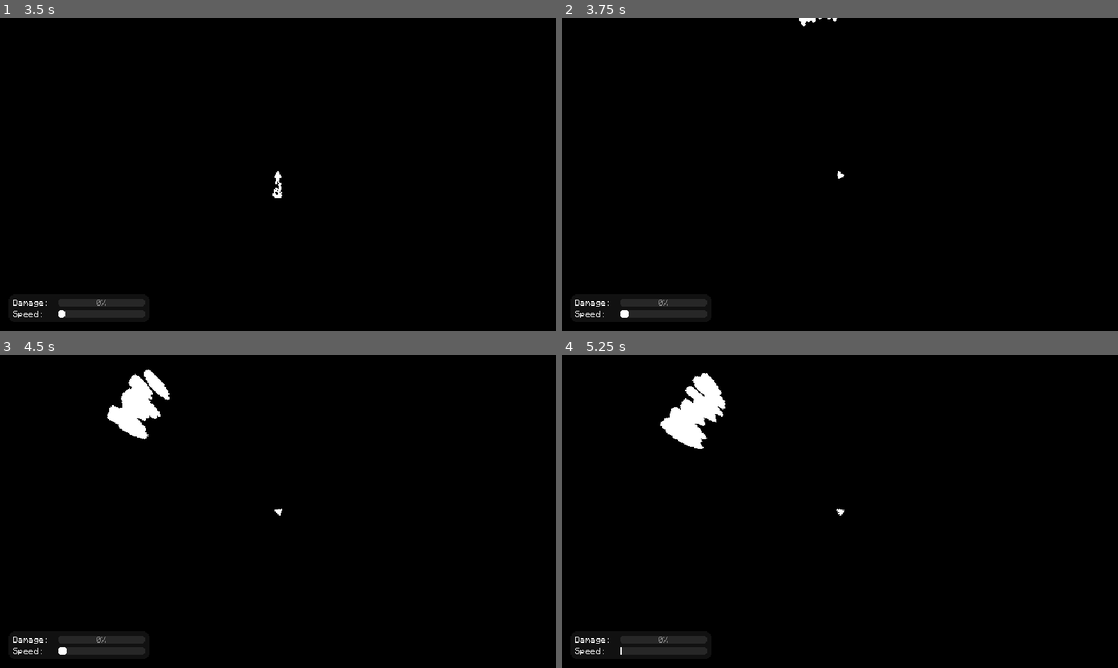
Above: before the commit, frames 1-4 (two rows, left to right).
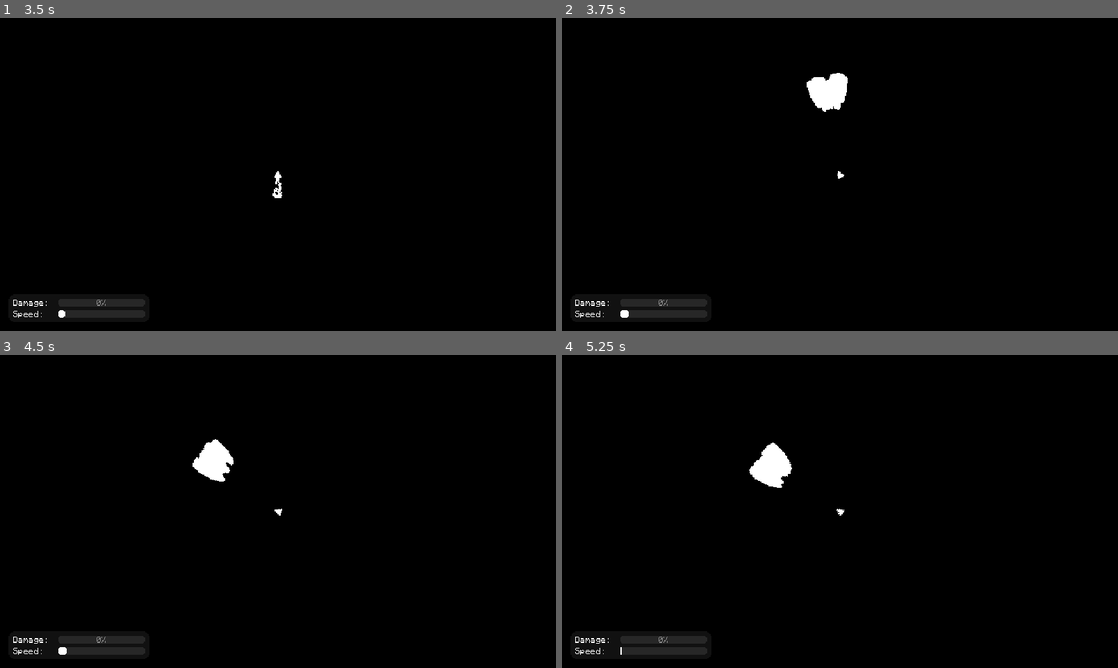
Above: after the commit, the same moments.

Repository: anton2026gamca/avoider
Game: Godot game, scene res://world/main/main.tscn
Same seed, same stepped clock (60 frames per second), same inputs: the game is played once before the commit and once after it.
Inputs:
- Up to frame 1 (3.5 s): hold D (move_right) 0.53-1.28 s; tap Space (shoot) every 0.75 s from 0.6 to 2.85 s; hold S (move_down) 1.28-2.03 s; hold D (move_right) 2.03-2.78 s; tap Enter at 2.75 s; hold W (move_up) from 2.78 s (still down)
- Up to frame 2 (3.75 s): release W (move_up) at 3.53 s; hold A (move_left) from 3.53 s (still down); tap Space (shoot) at 3.6 s
- Up to frame 3 (4.5 s): keep holding A (move_left); tap Space (shoot) at 4.25, 4.35 s
- Up to frame 4 (5.25 s): tap Enter at 5 s; release A (move_left) at 5.03 s; hold S (move_down) from 5.03 s (still down); tap Space (shoot) at 5.1 s

Frame 1 is identical in both runs. In frame 2, 0.7% of the frame differs, in the area x 42-52%, y 0-30%; in frame 3, 1.8%; in frame 4, 2.1%, in the area x 17-42%, y 5-43%.

Commit message:
Improve shooting

Diff:
--- a/src/world/meteoroid/meteoroid.gd
+++ b/src/world/meteoroid/meteoroid.gd
@@ -3,6 +3,7 @@
 
 
 var health: float = 500
+var radius: float = 0
 
 @onready var lines: Array[Line2D] = [$Line1, $Line2, $Line3, $Line4, $Line5, $Line6, $Line7]
 @onready var collision_shape: CollisionShape2D = $CollisionShape2D
@@ -11,11 +12,11 @@
 @export var random_size_modifier_max: float = 1.3
 
 
-
 func _ready() -> void:
 	if collision_shape.shape is CircleShape2D:
 		collision_shape.shape = collision_shape.shape.duplicate()
 		collision_shape.shape.radius *= randf_range(random_size_modifier_min, random_size_modifier_max)
+		radius = collision_shape.shape.radius
 	var angles: Array[float] = []
 	var radius_modifiers: Array[float] = []
 	var count: int = len(lines)
@@ -35,7 +36,6 @@
 			radius = collision_shape.shape.radius
 		lines[i].points[0] = Vector2.from_angle(angles[i]) * radius * radius_modifiers[i]
 		lines[i].points[1] = Vector2.from_angle(angles[i + 1]) * radius * radius_modifiers[i + 1]
-		print(angles[i], " -> ", angles[i + 1])
 
 
 func damage(val: float) -> void:
--- a/src/world/player/bullet/bullet.gd
+++ b/src/world/player/bullet/bullet.gd
@@ -4,21 +4,27 @@
 
 @export var velocity: Vector2 = Vector2.ZERO
 
-@onready var cpu_particles_2d: GPUParticles2D = $CPUParticles2D
+@onready var gpu_particles: GPUParticles2D = $GPUParticles2D
 
+var time: float = 0
+var max_distance: float = 150.0
+var distance_tolerance: float = 8
 
 func _ready() -> void:
-	cpu_particles_2d.restart()
-	cpu_particles_2d.finished.connect(destroy)
+	gpu_particles.restart()
+	gpu_particles.finished.connect(destroy)
 
 func _process(delta: float) -> void:
+	time += delta
 	position += velocity * delta
+	for body: Node2D in get_overlapping_bodies():
+		if body is Meteoroid:
+			var dist: float = global_position.distance_to(body.global_position)
+			if (dist - distance_tolerance + body.radius) / max_distance > time / gpu_particles.lifetime and \
+			   (dist + distance_tolerance - body.radius) / max_distance < time / gpu_particles.lifetime:
+				body.destroy()
 
 
 func destroy() -> void:
 	get_parent().remove_child(self)
 	queue_free()
-
-func _on_body_entered(body: Node2D) -> void:
-	if body is Meteoroid:
-		body.destroy()
--- a/src/world/player/bullet/bullet.tscn
+++ b/src/world/player/bullet/bullet.tscn
@@ -8,11 +8,11 @@
 particle_flag_disable_z = true
 direction = Vector3(0, -1, 0)
 spread = 10.0
-initial_velocity_min = 2000.0
-initial_velocity_max = 2000.0
+initial_velocity_min = 1000.0
+initial_velocity_max = 1000.0
 gravity = Vector3(0, 98, 0)
-linear_accel_min = -5000.0
-linear_accel_max = -5000.0
+linear_accel_min = -3000.0
+linear_accel_max = -3000.0
 
 [node name="Bullet" type="Area2D"]
 collision_layer = 0
@@ -20,9 +20,9 @@
 script = ExtResource("1_fmsnv")
 
 [node name="CollisionPolygon2D" type="CollisionPolygon2D" parent="."]
-polygon = PackedVector2Array(0, 0, -57, -300, 0, -317, 57, -300)
+polygon = PackedVector2Array(0, 0, -30, -155, 0, -160, 30, -155)
 
-[node name="CPUParticles2D" type="GPUParticles2D" parent="."]
+[node name="GPUParticles2D" type="GPUParticles2D" parent="."]
 emitting = false
 amount = 32
 texture = ExtResource("2_6ncfw")
--- a/src/world/player/player.tscn
+++ b/src/world/player/player.tscn
@@ -33,4 +33,3 @@
 texture = ExtResource("2_onrkg")
 
 [node name="BulletPivot" type="Node2D" parent="."]
-position = Vector2(0, -4)
